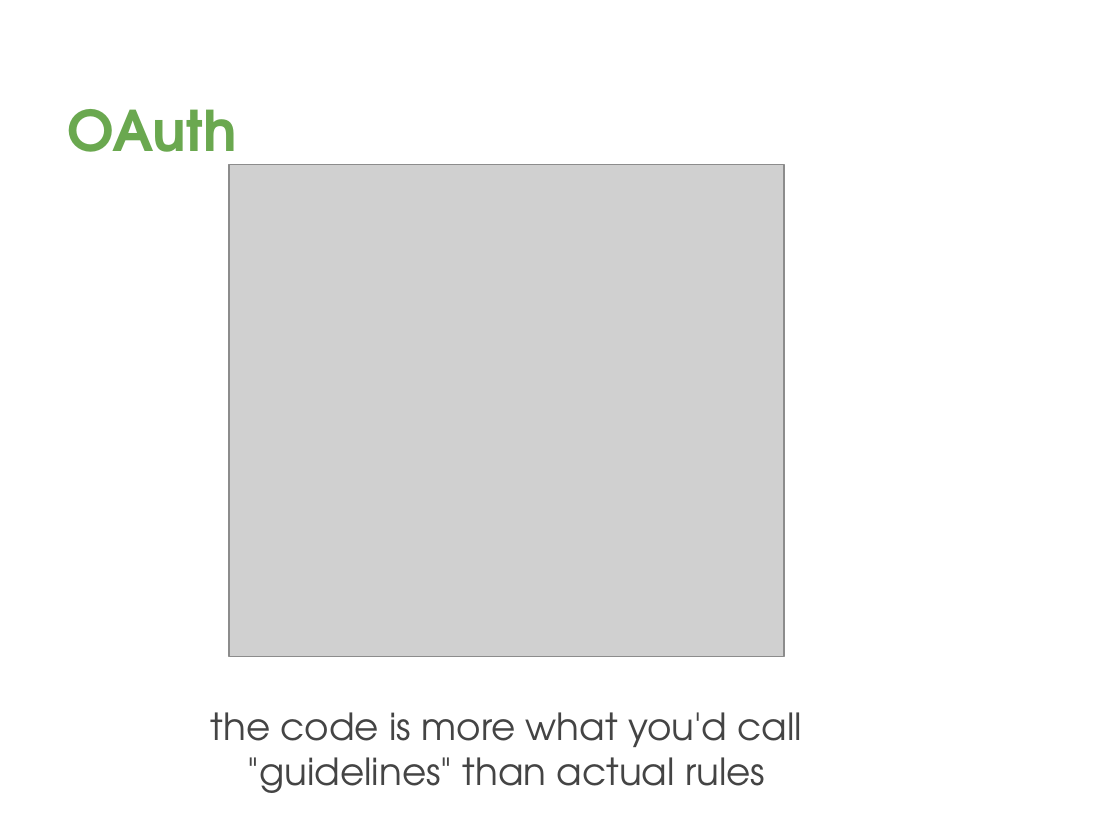
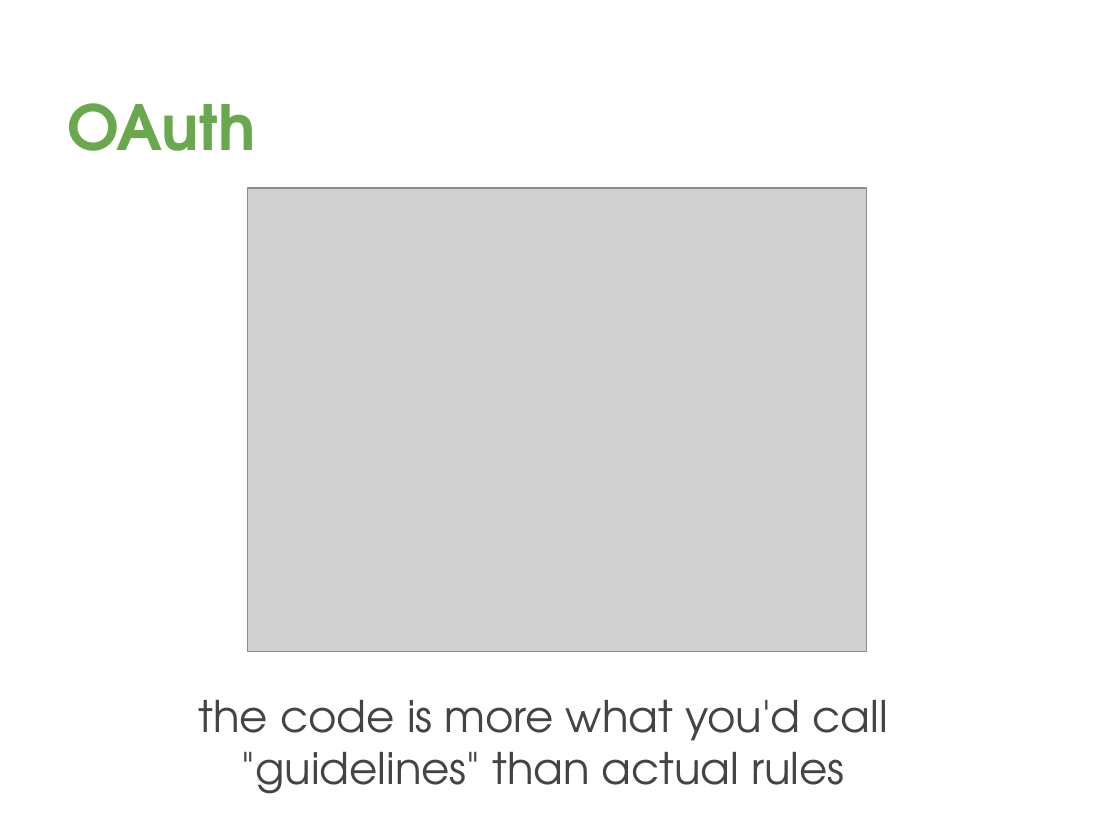
Before and after one commit to davetrux/gdgmidevfest-2017, a slide deck: slide 29 of MobileAuthWebWorld.pptx. Drawn at 1120x840 pixels with LibreOffice and Linux fonts; fonts in the diff are those of the drawing; grey boxes stand for pictures; background and template pictures are left out. Boxes give left, top, right and bottom in pixels: in the first picture for what was removed or moved away, otherwise in the second. Text is boxed around its words. In the diff, an @@ line names an element or a change of style, - is before the commit and + after.

```diff
--- a/MobileAuthWebWorld.pptx
+++ b/MobileAuthWebWorld.pptx
@@ title "OAuth" at (67,103,256,151): size 36 to 40 pt @@
@@ picture: place and size @@
-picture at (230,165,784,656)
+picture at (248,188,866,652)
@@ text "the code is more what ...": place and size @@
-text "the code is more what ..." at (211,712,803,793)
+text "the code is more what ..." at (199,700,888,794)
@@ text "the code is more what ..." at (199,700,888,794): size 24 to 28 pt @@
```
Also in this commit, not shown: 7 other slides changed, 2 slides added.
